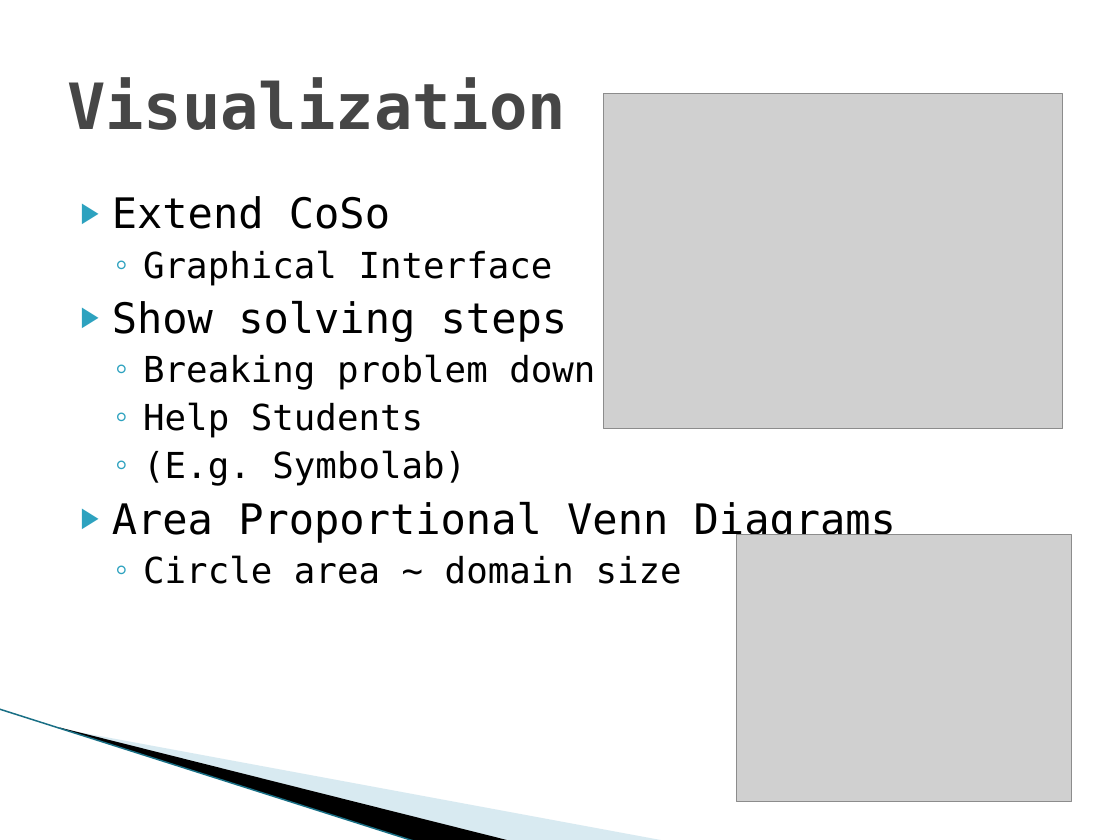
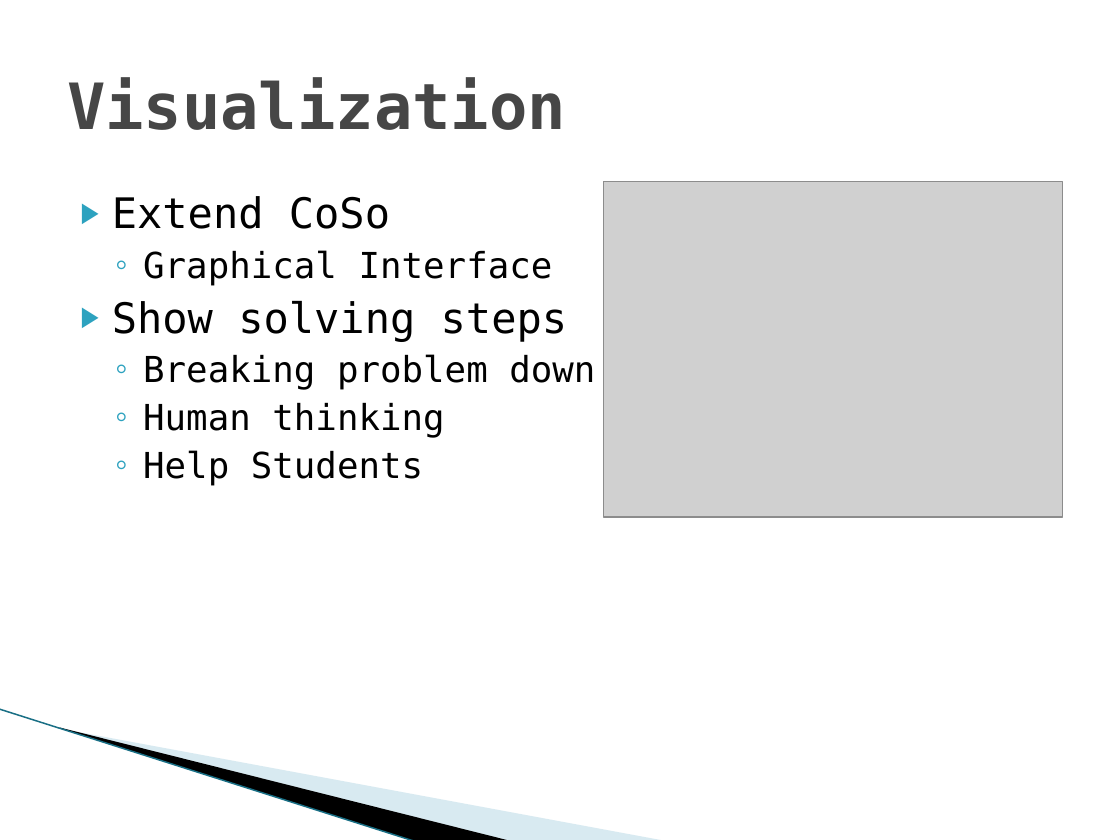
Before and after one commit to Mickaly13X/wv_project, a slide deck: slide 19 of Presentation.pptx (slide 17 before the commit). Drawn at 1120x840 pixels with LibreOffice and Linux fonts; fonts in the diff are those of the drawing; grey boxes stand for pictures; background and template pictures are left out. Boxes give left, top, right and bottom in pixels: in the first picture for what was removed or moved away, otherwise in the second. Text is boxed around its words. In the diff, an @@ line names an element or a change of style, - is before the commit and + after.

```diff
--- a/Presentation.pptx
+++ b/Presentation.pptx
@@ picture: place and size @@
-picture at (604,94,1063,429)
+picture at (604,181,1063,516)
@@ text at (143,402,444,438): paragraph added @@
+  ◦ Human thinking
@@ text at (112,450,896,584): paragraphs removed @@
-  ◦ (E.g. Symbolab)
-▶ Area Proportional Venn Diagrams
-  ◦ Circle area ~ domain size
@@ picture removed at (736,534,1071,802) @@
```
Also in this commit, not shown: 4 other slides changed, 3 slides added, 1 other file.
